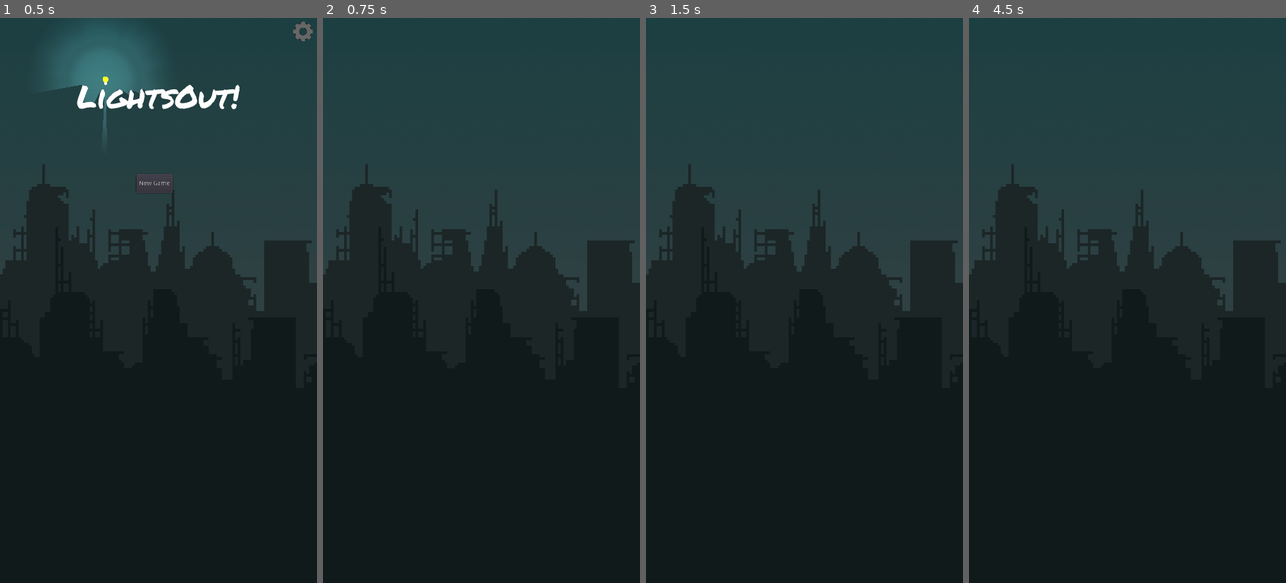
Above: before the commit, frames 1-4 (left to right).
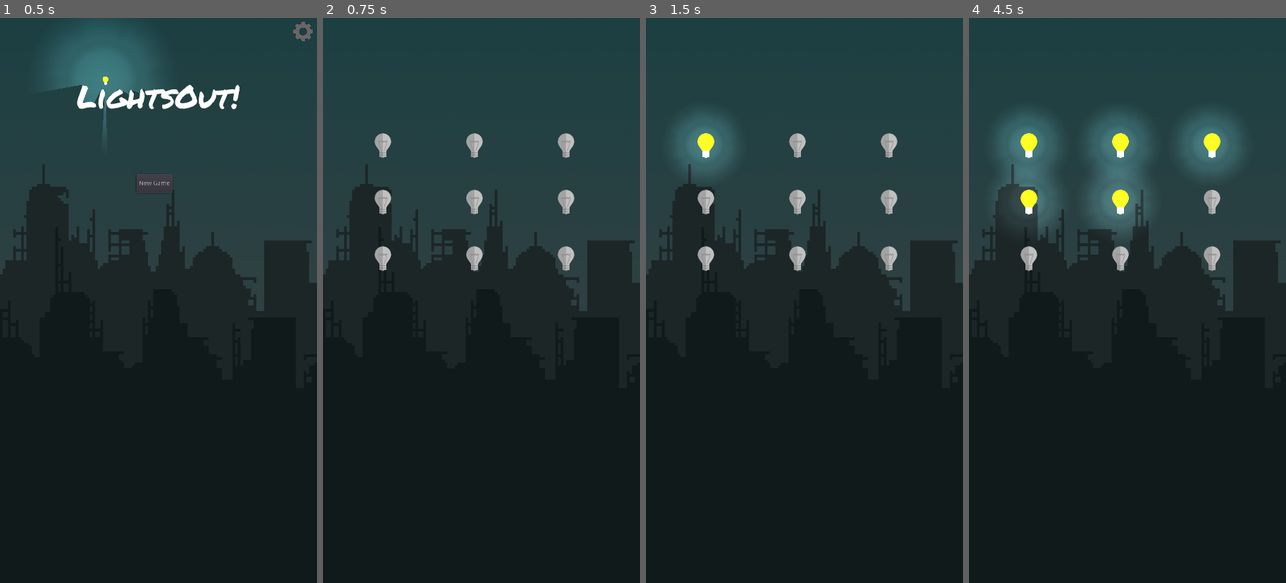
Above: after the commit, the same moments.

Repository: BearDooks/LightsOut3
Game: Godot game, scene res://menus/main_menu/main_menu.tscn
Same seed, same stepped clock (60 frames per second), same inputs: the game is played once before the commit and once after it.
Inputs (mouse positions are in pixels of both pictures, inside the frame that each line leads up to):
- Up to frame 1 (0.5 s): no input
- Up to frame 2 (0.75 s): click "New Game" at 0.5 s
- Up to frame 3 (1.5 s): click (706, 142) at 1.27 s
- Up to frame 4 (4.5 s): click (1121, 142) at 2.02 s; click (1213, 142) at 2.77 s; click (1029, 198) at 3.52 s; click (1121, 198) at 4.27 s

Frame 1 is identical in both runs. In frame 2, 1.4% of the frame differs, in the area x 16-80%, y 20-45%; in frame 3, 2.8%; in frame 4, 7.9%, in the area x 9-86%, y 17-45%.
Error before the commit: Invalid set index 'position' (on base: 'TextureButton (light.gd)') with value of type 'Vector2'. (res://assets/level/level.gd:54)

Commit message:
Fixed - Invalid set index 'position' (#4)
* Fixed - Invalid set index 'position'

Issues fix is listed in issue

* Fix light source issue

Diff:
--- a/assets/level/level.gd
+++ b/assets/level/level.gd
@@ -51,7 +51,7 @@
 		light.name = str("Light",row_num,col_num)
 		light.x_cord = row_num
 		light.y_cord = col_num
-		light.position = Vector2((col_width * col_num)-(col_width/2),(top_limit * row_num) + top_limit)
+		light.rect_position = Vector2((col_width * col_num)-(col_width/2),(top_limit * row_num) + top_limit)
 		lights_node.add_child(light)
 		light_array.append(str(row_num,col_num))
 		if (col_num < grid_length):
--- a/assets/light/light.tscn
+++ b/assets/light/light.tscn
@@ -5,6 +5,8 @@
 [ext_resource path="res://images/light.png" type="Texture" id=3]
 
 [node name="light" type="TextureButton"]
+margin_right = 64.0
+margin_bottom = 64.0
 texture_normal = ExtResource( 1 )
 script = ExtResource( 2 )
 __meta__ = {
@@ -13,6 +15,7 @@
 
 [node name="light_glow" type="Light2D" parent="."]
 visible = false
+position = Vector2( 32, 32 )
 scale = Vector2( 0.2, 0.2 )
 texture = ExtResource( 3 )
 shadow_enabled = true
